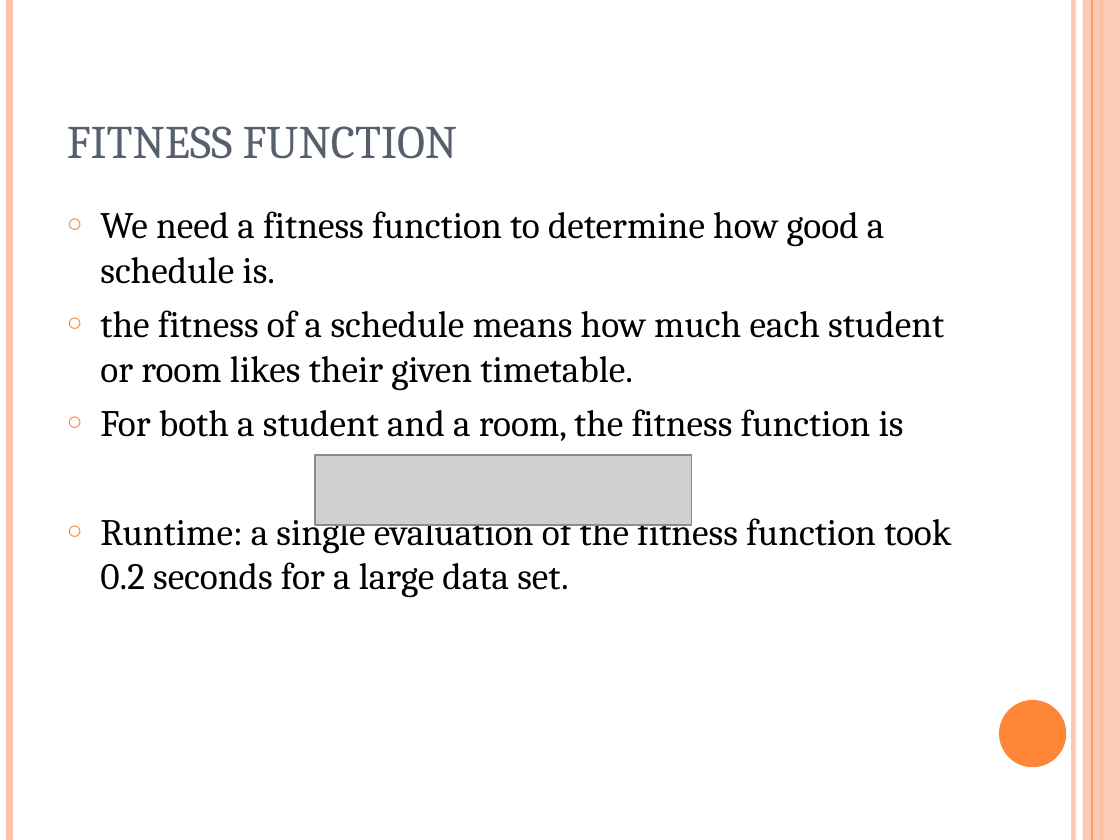
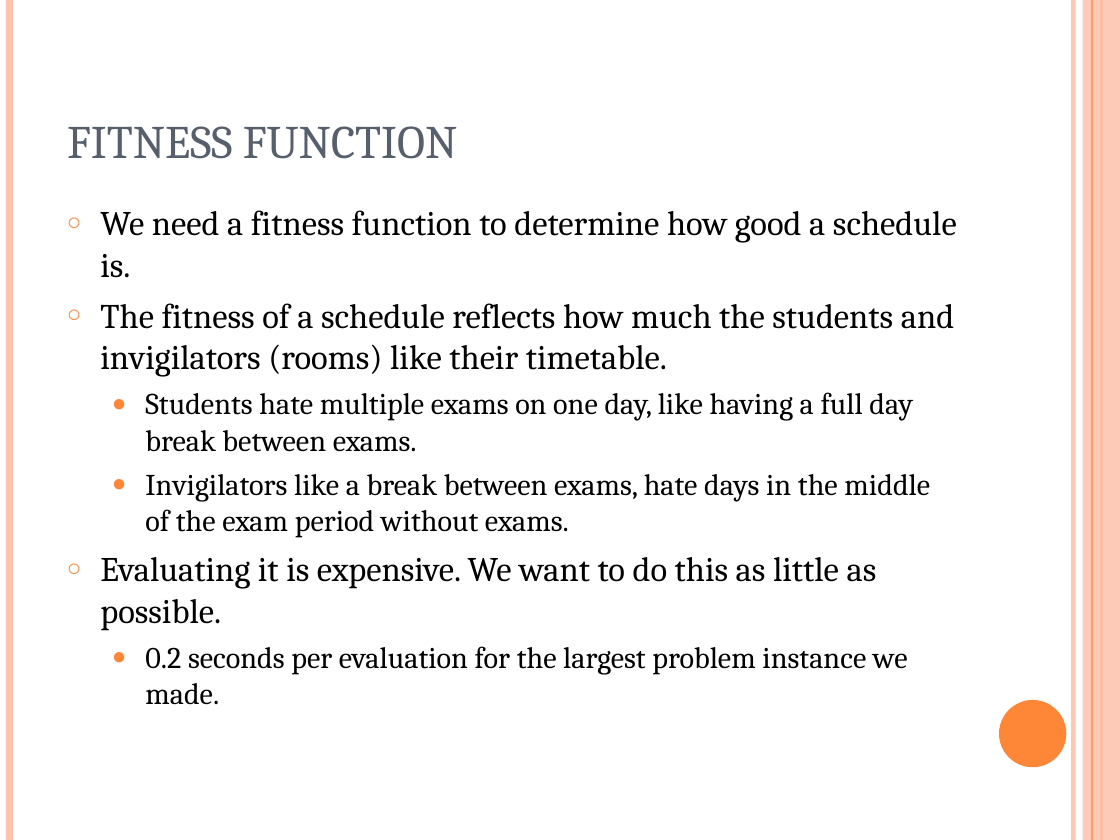
Before and after one commit to putrakoreng/csc384-genetic-algorithms-project, a slide deck: slide 4 of GA_TestBench/Data Files/presentation.ppt (slide 3 before the commit). Drawn at 1120x840 pixels with LibreOffice and Linux fonts; fonts in the diff are those of the drawing; grey boxes stand for pictures. Boxes give left, top, right and bottom in pixels: in the first picture for what was removed or moved away, otherwise in the second. Text is boxed around its words. In the diff, an @@ line names an element or a change of style, - is before the commit and + after.

```diff
--- a/GA_TestBench/Data Files/presentation.ppt
+++ b/GA_TestBench/Data Files/presentation.ppt
@@ text at (x1=100, y1=210, x2=957, y2=278): size 24 to 22.2 pt in "We need a fitness function to determine ..." @@
@@ text at (x1=100, y1=303, x2=954, y2=705): text changed; size 24 to 19.4 pt @@
-○ the fitness of a schedule means how much each student or room likes their given timetable.
-○ For both a student and a room, the fitness function is
-○ Runtime: a single evaluation of the fitness function took 0.2 seconds for a large data set.
+○ The fitness of a schedule reflects how much the students and invigilators (rooms) like their timetable.
+  ● Students hate multiple exams on one day, like having a full day break between exams.
+  ● Invigilators like a break between exams, hate days in the middle of the exam period without exams.
+○ Evaluating it is expensive. We want to do this as little as possible.
+  ● 0.2 seconds per evaluation for the largest problem instance we made.
@@ picture removed at (x1=315, y1=455, x2=691, y2=524) @@
```
Also in this commit, not shown: 7 other slides changed, 9 slides added, 7 slides removed, 1 other file.
